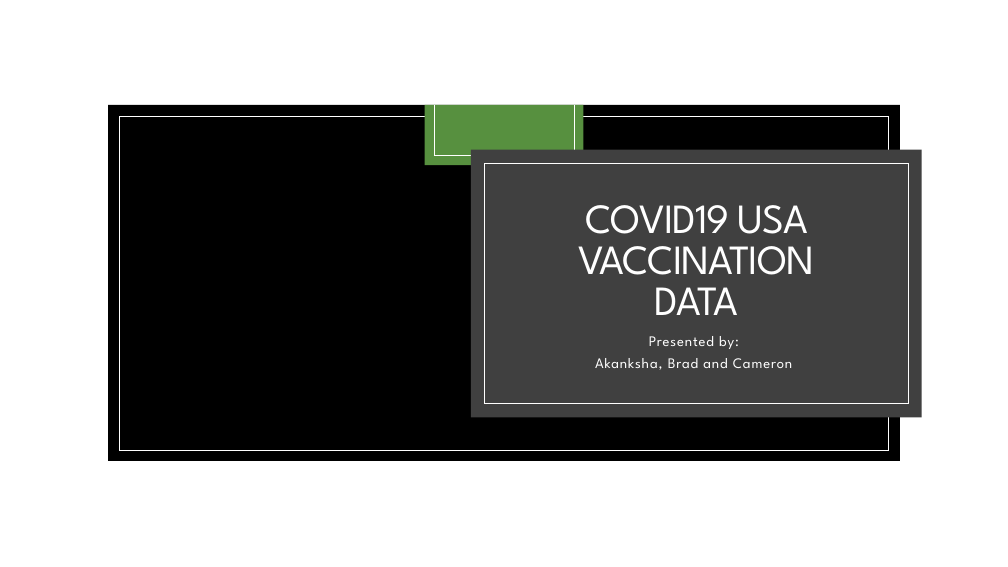
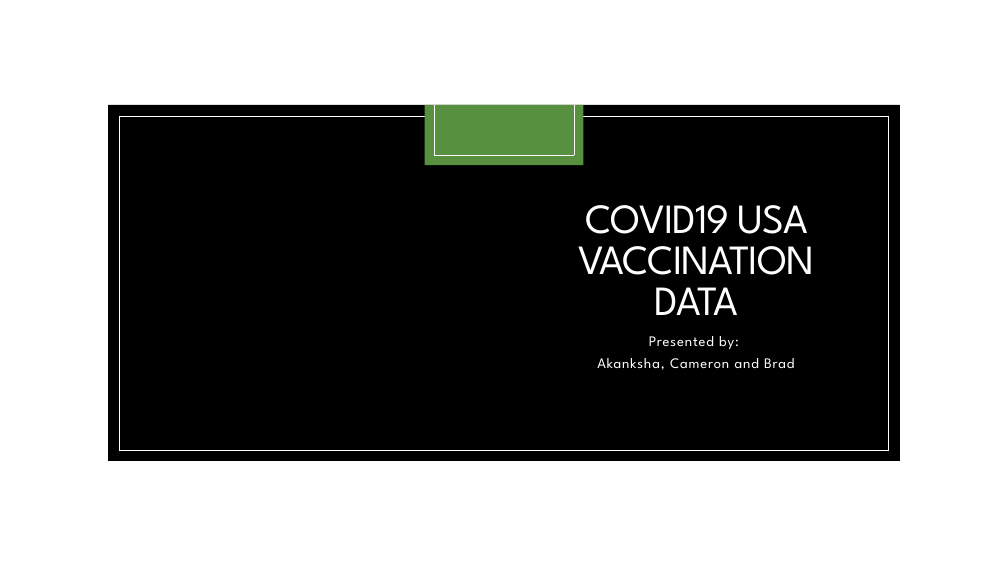
Before and after one commit to bmedford01/ETL_Project, a slide deck: slide 1 of covid19 usa vaccination.pptx. Drawn at 1008x567 pixels with LibreOffice and Linux fonts; fonts in the diff are those of the drawing; background and template pictures are left out. Boxes give left, top, right and bottom in pixels: in the first picture for what was removed or moved away, otherwise in the second. Text is boxed around its words. In the diff, an @@ line names an element or a change of style, - is before the commit and + after.

```diff
--- a/covid19 usa vaccination.pptx
+++ b/covid19 usa vaccination.pptx
@@ rectangle removed at bbox=[471, 150, 922, 417] @@
@@ rectangle removed at bbox=[485, 163, 908, 404] @@
@@ subtitle at bbox=[597, 358, 794, 370]: text changed @@
-Akanksha, Brad and Cameron
+Akanksha, Cameron and Brad
```
Also in this commit, not shown: 2 other slides changed, 1 slide added, 1 slide removed, 1 other file.
